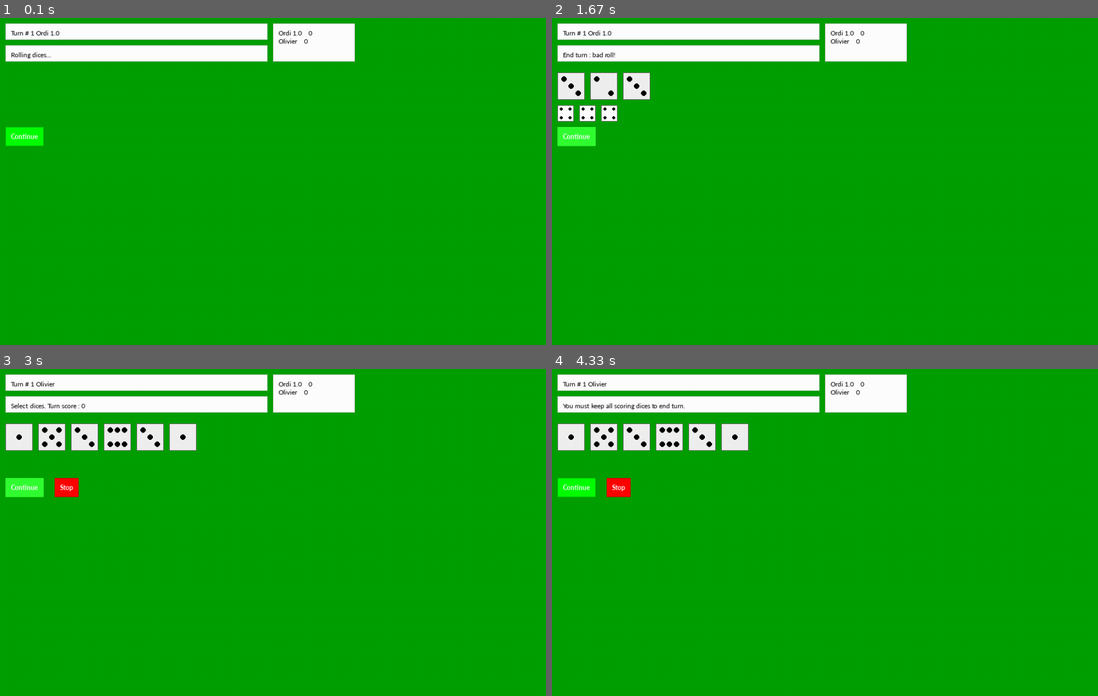
Above: before the commit, frames 1-4 (two rows, left to right).
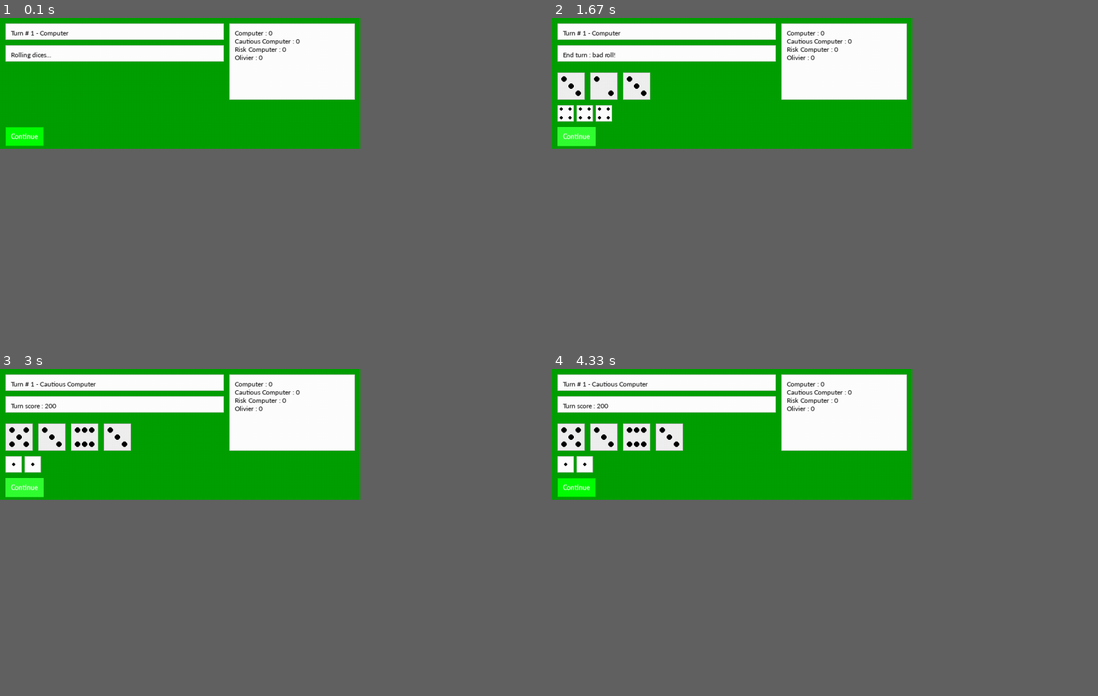
Above: after the commit, the same moments.

Repository: OlivierIrac/experiments
Game: pygame game, started from FarkleDiceGame/pygameMain.py
Two runs of this game, one before a commit and one after it. Both use one fixed random seed, a clock stepped at 60 frames per second and the inputs below.
Inputs (mouse positions are in pixels of both pictures, inside the frame that each line leads up to):
- Up to frame 1 (0.1 s): no input
- Up to frame 2 (1.67 s): click "Continue" at 0.38 s; click "Continue" at 0.72 s; press the mouse at (633, 86) at 1.03 s; move the mouse to (764, 129) at 1.13 s; release the mouse at (895, 174) at 1.27 s; click "Continue" at 1.38 s
- Up to frame 3 (3 s): press the mouse at (136, 404) at 1.7 s; move the mouse to (114, 440) at 1.8 s; release the mouse at (98, 476) at 1.93 s; click "Continue" at 2.05 s; press the mouse at (136, 382) at 2.37 s; move the mouse to (109, 470) at 2.47 s; release the mouse at (81, 561) at 2.6 s; click "Continue" at 2.72 s
- Up to frame 4 (4.33 s): press the mouse at (568, 437) at 3.03 s; move the mouse to (699, 424) at 3.13 s; release the mouse at (830, 414) at 3.27 s; click (617, 486) at 3.95 s, where only the run before the commit has a clickable "Stop"; press the mouse at (732, 437) at 4.27 s
In our replay, the window is 900x540 before the commit and 594x216 after it. These sizes can differ from the game's own. Grey fills any space a smaller window leaves; there, only what the larger window draws over its background counts as a difference.

The runs differ from the first frame. In frame 1, 3.4% of the frame differs, in the area x 6-65%, y 1-25%; in frame 2, 3.8%; in frame 3, 5.4%; in frame 4, 5.5%, in the area x 1-65%, y 1-40%.

Commit message:
First "final" version
Misc UI improvements
Added win game sound

Diff:
--- a/FarkleDiceGame/farkleDiceGame.py
+++ b/FarkleDiceGame/farkleDiceGame.py
@@ -234,12 +234,15 @@
                 potentialScoreIfContinue = newMaxScore
             verbose("AI", scoreIfDoNotContinue, potentialScoreIfContinue,
                     self.riskFactor * potentialScoreIfContinue)
+
             if(self.riskFactor * potentialScoreIfContinue > scoreIfDoNotContinue and self.score + potentialScoreIfContinue < FarkleDiceGame.WIN_SCORE - self.game.gameStats.avgScoreForNbDices(6)):
                 # continue if potential score by throwing dices again > current score and
                 # does not exceed win score
                 verbose("AI", "AI decides to continue")
                 return (True, diceKept)
+
             else:
+                # check if reaching end of game
                 if(self.score + self.turnScore + diceScore > FarkleDiceGame.WIN_SCORE - self.bufferUnderWinScore):
                     # if score is above Win score - buffer, optimize end game
                     # keep only one 5 or one 1 if possible
@@ -247,14 +250,17 @@
                         # keep only one 1 if does not exceed win score - buffer
                         verbose("AI", "AI optimizing end game: decides to keep only [1]")
                         diceKept = [1]
+                        return (True, diceKept)
                     elif(diceKept.count(5) >= 1):
                         verbose("AI", "AI optimizing end game: decides to keep only [5]")
                         diceKept = [5]
+                        return (True, diceKept)
                     else:
                         # abort turn by selecting []
                         verbose("AI", "AI optimizing end game: decides to abort turn to keep win buffer")
                         diceKept = []
-                    return (True, diceKept)
+                        return (False, diceKept)
+
                 # decides to stop, reset diceKept to keep all dices
                 (diceKept, diceScore) = FarkleDiceGame.evaluateDices(diceRoll)
                 verbose("AI", "AI decides to score turn")
@@ -326,14 +332,18 @@
 
     def validPlayerDiceSelection(self, diceRoll, diceSelection, keepPlaying):
         if(not keepPlaying):
-            # Player decides to stop, dice selection must contain all scoring dices
+            # Player decides to stop, dice selection must contain all scoring dices or be empty
             (scoringDices, _) = FarkleDiceGame.evaluateDices(diceRoll)
-            if(sorted(diceSelection) == sorted(scoringDices)):
+            if(sorted(diceSelection) == sorted(scoringDices) or len(diceSelection) == 0):
                 return True
             else:
                 return "mustKeepAllScoringDicesToStop"
         else:
-            # Player want to continue, all dices from selection shall score
+            # Player want to continue
+            # Selection must not be empty
+            if(len(diceSelection) == 0):
+                return "invalidDiceSelection"
+            # else all dices from selection shall score
             (_, selectionScore) = FarkleDiceGame.evaluateDices(diceSelection)
             selectionValid = True
             for dice in diceSelection:
--- a/FarkleDiceGame/pygameMain.py
+++ b/FarkleDiceGame/pygameMain.py
@@ -12,11 +12,9 @@
 def playGame():
     UI = FarklePygameUI()
     game = FarkleDiceGame(UI.updatePygameUI)
-    # game.addPlayer("Margot", "human")
-    # game.addPlayer("Louis", "human")
-    # game.addPlayer("Olivier", "human")
-    game.addComputerPlayer("Ordi 1.0")
-    # game.addComputerPlayer("Ordi 0.9", 0.9)
+    game.addComputerPlayer("Computer")
+    game.addComputerPlayer("Cautious Computer", 0.7)
+    game.addComputerPlayer("Risk Computer", 1.3)
     game.addHumanPlayer("Olivier", UI.decideNextMoveUI, UI.wantToFollowUpUI)
     game.play()
 
@@ -24,7 +22,8 @@
 class FarklePygameUI:
     def __init__(self):
         pygame.init()
-        self.screen = pygame.display.set_mode((1000, 600))
+        self.screen = pygame.display.set_mode((660, 240))
+        pygame.display.set_caption('Farkle Dice Game')
         self.clock = pygame.time.Clock()
         self.diceRollAnimationEvent = 0
         self.diceKeptUpdateEvent = pygame.USEREVENT + 1
@@ -45,17 +44,17 @@
         self.UIObjects = []
 
         self.infoBox = MsgBoxUI("", pygame.Color('black'), pygame.Color(
-            'white'), 480, 30, 16, (10, 10), self.screen)
+            'white'), 400, 30, 16, (10, 10), self.screen)
         self.UIObjects.append(self.infoBox)
 
         self.endAnimationMsg = ""
         self.endAnimationSound = False
         self.turnInfoBox = MsgBoxUI("", pygame.Color('black'), pygame.Color(
-            'white'), 480, 30, 16, (10, 50), self.screen)
+            'white'), 400, 30, 16, (10, 50), self.screen)
         self.UIObjects.append(self.turnInfoBox)
 
         self.scoreBox = MsgBoxUI("", pygame.Color('black'), pygame.Color(
-            'white'), 150, 70, 16, (500, 10), self.screen)
+            'white'), 230, 140, 16, (420, 10), self.screen)
         self.UIObjects.append(self.scoreBox)
 
         self.dicesColor = (240, 240, 240)
@@ -67,7 +66,7 @@
         self.dicesKept = []
         self.diceKeptAnimationStep = 0
         self.dicesKeptAnimation = []
-        self.turnDiceKeptUI = DiceRollUI([], 10, 30, (10, 160), self.screen)
+        self.turnDiceKeptUI = DiceRollUI([], 5, 30, (10, 160), self.screen)
         self.UIObjects.append(self.turnDiceKeptUI)
 
         self.buttonContinue = ButtonUI("Continue", pygame.Color(
@@ -85,6 +84,7 @@
         self.goodSound = pygame.mixer.Sound(os.path.join("data", "345299__scrampunk__okay.wav"))
         self.diceSound = pygame.mixer.Sound(os.path.join("data", "276534__kwahmah-02__cokecan17.wav"))
         self.wrongSelectionSound = pygame.mixer.Sound(os.path.join("data", "142608__autistic-lucario__error.wav"))
+        self.winSound = pygame.mixer.Sound(os.path.join("data", "253177__suntemple__retro-accomplished-sfx.wav"))
 
     def startDiceAnimation(self, msg, sound=False, selectable=False):
         self.diceRollUI.update(self.diceRoll, self.dicesColor, selectable, self.animationTime)
@@ -149,11 +149,11 @@
         msg = ""
         playersByScore = sorted(game.players, key=lambda x: x.score, reverse=True)
         for player in playersByScore:
-            msg += player.name + "    " + str(player.score) + "\n"
+            msg += player.name + " : " + str(player.score) + "\n"
         self.scoreBox.update(msg)
 
         # update info box
-        msg = "Turn # " + str(game.turn) + " " + game.players[currentPlayer].name
+        msg = "Turn # " + str(game.turn) + " - " + game.players[currentPlayer].name
         self.infoBox.update(msg)
 
         done = False
@@ -192,6 +192,7 @@
             self.stopDiceAnimation()
             msg = "Game over : " + game.players[currentPlayer].name + " wins !"
             self.turnInfoBox.update(msg)
+            self.winSound.play()
         elif(gameEvent in ["mustKeepAllScoringDicesToStop"]):
             self.stopDiceAnimation()
             self.turnInfoBox.update("You must keep all scoring dices to end turn.")
--- a/FarkleDiceGame/pygameUI.py
+++ b/FarkleDiceGame/pygameUI.py
@@ -122,7 +122,7 @@
         self.backgroundColor = color
         self.backgroundHoverColor = color
         self.borderColor = darken(color)
-        self.borderHoverColor = highlight(self.borderColor)
+        self.borderHoverColor = self.borderColor
         self.borderThickness = 1
 
     def handleEvent(self, event):
@@ -155,8 +155,10 @@
         self.selectable = selectable
         self.backgroundColor = color
         self.backgroundHoverColor = highlight(self.backgroundColor)
-        self.backgroundSelectedColor = (255, 255, 255)
-        self.borderColor = (100, 100, 100)
+        self.backgroundSelectedColor = color
+        # self.borderColor = (100, 100, 100)
+        self.borderColor = darken(color)
+        self.borderHoverColor = highlight(self.borderColor)
         self.borderSelectedColor = (50, 50, 255)
         self.dotColor = (0, 0, 0)
         self.selected = False
@@ -221,19 +223,30 @@
     def draw(self):
         if(self.diceValue == 0):
             return  # draw nothing "empty dice"
+
+        # draw dice background and border
         rect = (self.position[0], self.position[1], self.size, self.size)
-        if (self.isMouseInside() and self.selectable):
+        if(self.selected):
+            if(self.isMouseInside()):
+                pygame.draw.rect(self.surface, self.backgroundHoverColor, pygame.Rect(rect))
+                pygame.draw.rect(self.surface, highlight(self.borderSelectedColor),
+                                 pygame.Rect(rect), self.borderSelectedThickness)
+
+            else:
+                pygame.draw.rect(self.surface, self.backgroundSelectedColor, pygame.Rect(rect))
+                pygame.draw.rect(self.surface, self.borderSelectedColor,
+                                 pygame.Rect(rect), self.borderSelectedThickness)
+        elif (self.isMouseInside() and self.selectable):
+            # mouse hover
             pygame.draw.rect(self.surface, self.backgroundHoverColor, pygame.Rect(rect))
-        elif (self.selected):
-            pygame.draw.rect(self.surface, self.backgroundSelectedColor, pygame.Rect(rect))
+            pygame.draw.rect(self.surface, self.borderHoverColor,
+                             pygame.Rect(rect), self.borderThickness)
         else:
             pygame.draw.rect(self.surface, self.backgroundColor, pygame.Rect(rect))
-        if (self.selected):
-            pygame.draw.rect(self.surface, self.borderSelectedColor,
-                             pygame.Rect(rect), self.borderSelectedThickness)
-        else:
             pygame.draw.rect(self.surface, self.borderColor,
                              pygame.Rect(rect), self.borderThickness)
+
+        # drow dice dots
         for dot in self.dotPosition[self.diceValue - 1]:
             if (self.dotSize >= 2):
                 pygame.draw.circle(self.surface, self.dotColor, (
@@ -241,6 +254,7 @@
                     self.position[1] + dot[1]),
                     self.dotSize)
             else:
+                # small circles do not render correctly => use point instead
                 self.surface.fill(self.dotColor, (
                     (self.position[0] + dot[0] - 1,
                      self.position[1] + dot[1] - 1),
Not shown, added: FarkleDiceGame/data/253177__suntemple__retro-accomplished-sfx.wav
